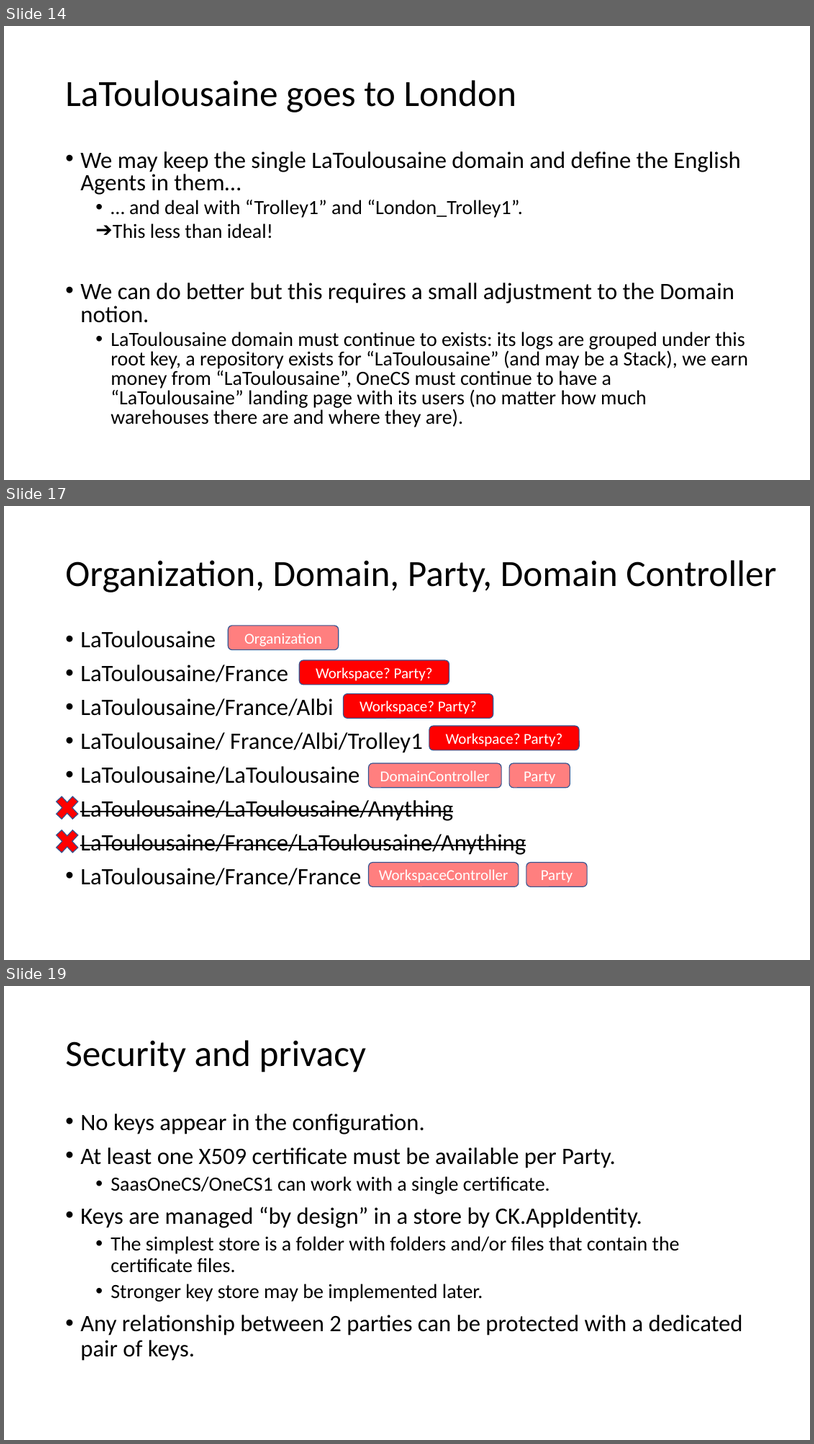
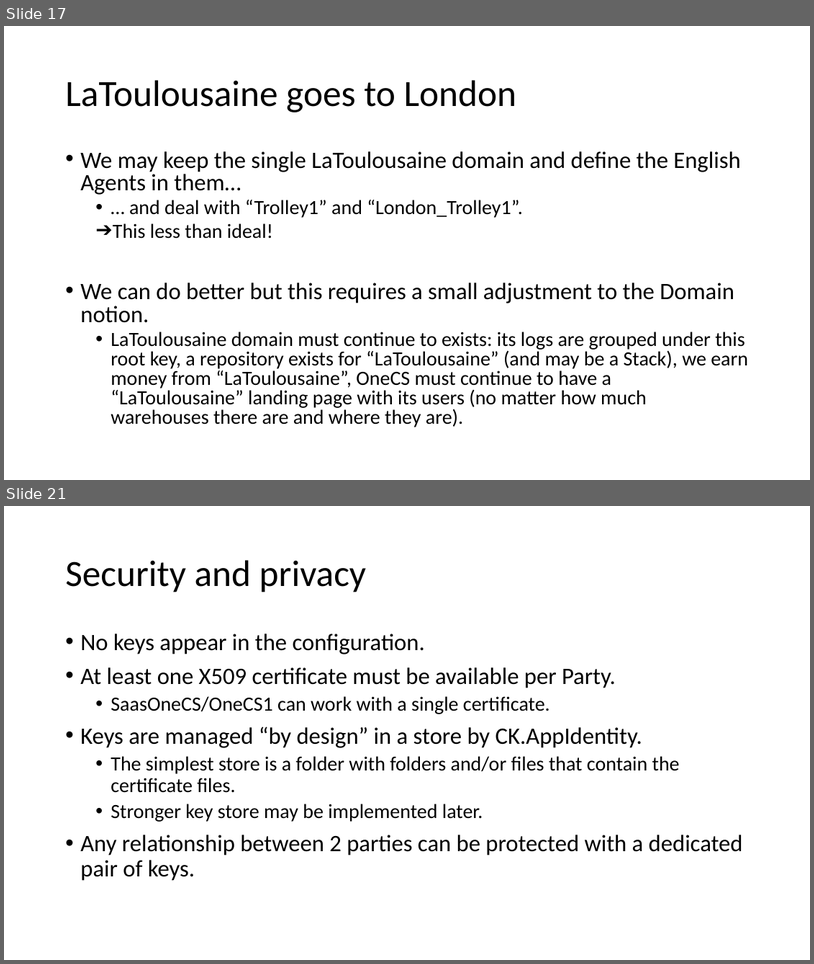
Before and after one commit to signature-opensource/CK-AppIdentity-Transport, a slide deck: Doc/CK-AppIdentity.pptx. Shown one above the other, each under a label of ours: slides 14, 17 and 19 before the commit, slides 17 and 21 after it; the slides between them are not shown. The pictures are 814x1444 and 814x964 pixels, drawn with LibreOffice and Linux fonts; fonts in the diff are those of the drawing. Boxes give left, top, right and bottom in pixels: in the first picture for what was removed or moved away, otherwise in the second. Text is boxed around its words. In the diff, an @@ line names an element or a change of style, - is before the commit and + after.

Commit message:
WIP. Removed "Domain". Model should be a simpler Composite...
A Remotes should be IRemote[].
IRemote should have 2 specialisations:
- The IRemoteDomain
- The IRemoteParty

Composite should be handled at Configuration level (parallel
model).

```diff
--- a/Doc/CK-AppIdentity.pptx
+++ b/Doc/CK-AppIdentity.pptx
@@ slide 17 removed at box(4, 506, 810, 960), background #FFFFFF @@
@@ title removed at box(65, 560, 777, 592) @@
-Organization, Domain, Party, Domain Controller
@@ text removed at box(80, 631, 526, 885) @@
-• LaToulousaine
-• LaToulousaine/France
-• LaToulousaine/France/Albi
-• LaToulousaine/ France/Albi/Trolley1
-• LaToulousaine/LaToulousaine
-• LaToulousaine/LaToulousaine/Anything
-• LaToulousaine/France/LaToulousaine/Anything
-• LaToulousaine/France/France
@@ rounded rectangle removed at box(229, 626, 339, 649) @@
-Organization
@@ rounded rectangle removed at box(299, 660, 449, 685) @@
-Workspace? Party?
@@ rounded rectangle removed at box(343, 693, 494, 718) @@
-Workspace? Party?
@@ rounded rectangle removed at box(430, 726, 579, 750) @@
-Workspace? Party?
@@ rounded rectangle removed at box(369, 763, 502, 788) @@
-DomainController
@@ rounded rectangle removed at box(509, 763, 570, 788) @@
-Party
@@ cross removed at box(52, 791, 83, 824) @@
@@ cross removed at box(52, 824, 83, 857) @@
@@ rounded rectangle removed at box(369, 862, 519, 886) @@
-WorkspaceController
@@ rounded rectangle removed at box(527, 862, 587, 886) @@
-Party
@@ what was slide 14 is now slide 17 @@
@@ what was slide 19 is now slide 21 @@
```
Also in this commit, not shown: 8 slides changed, 9 slides added, 33 other files.
